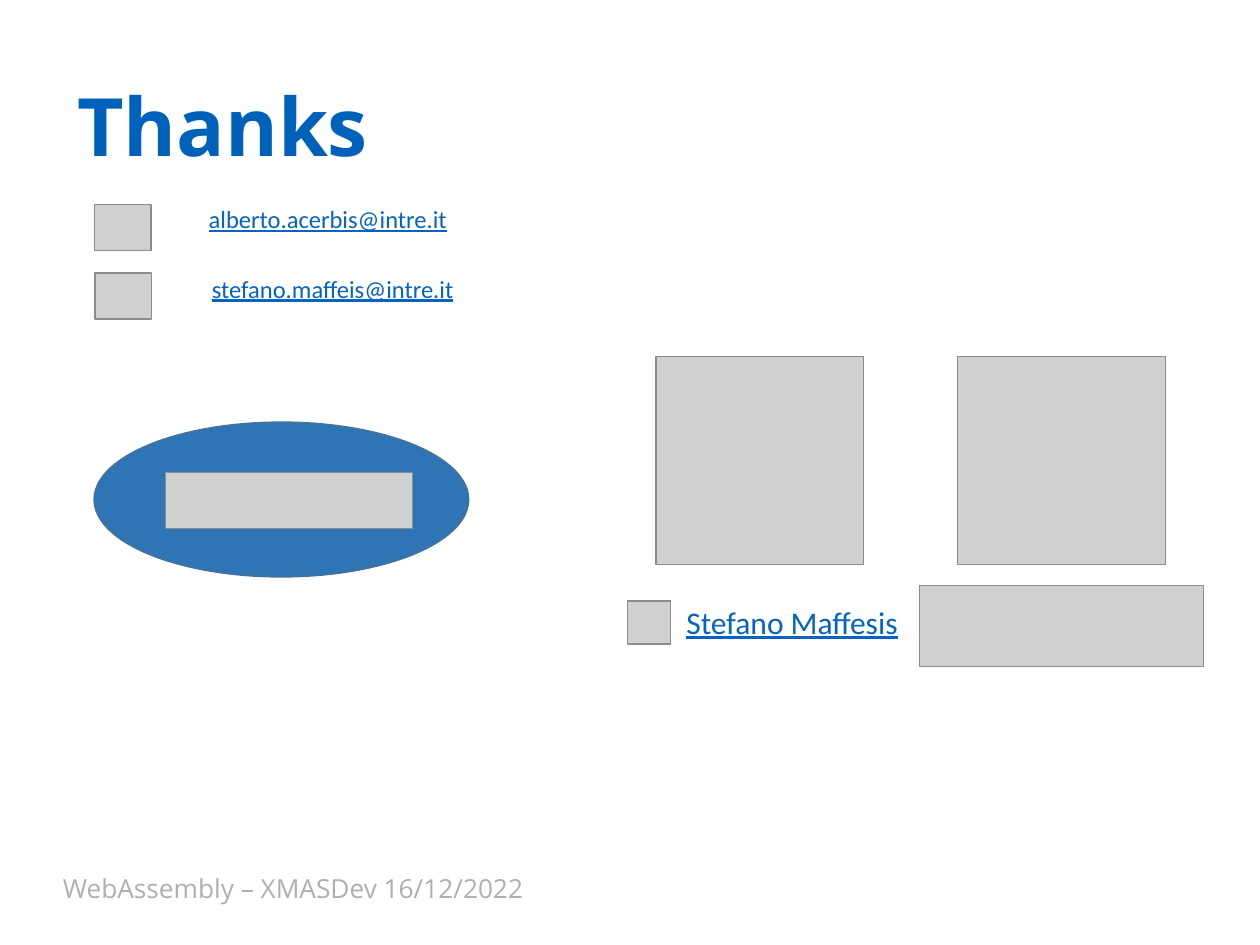
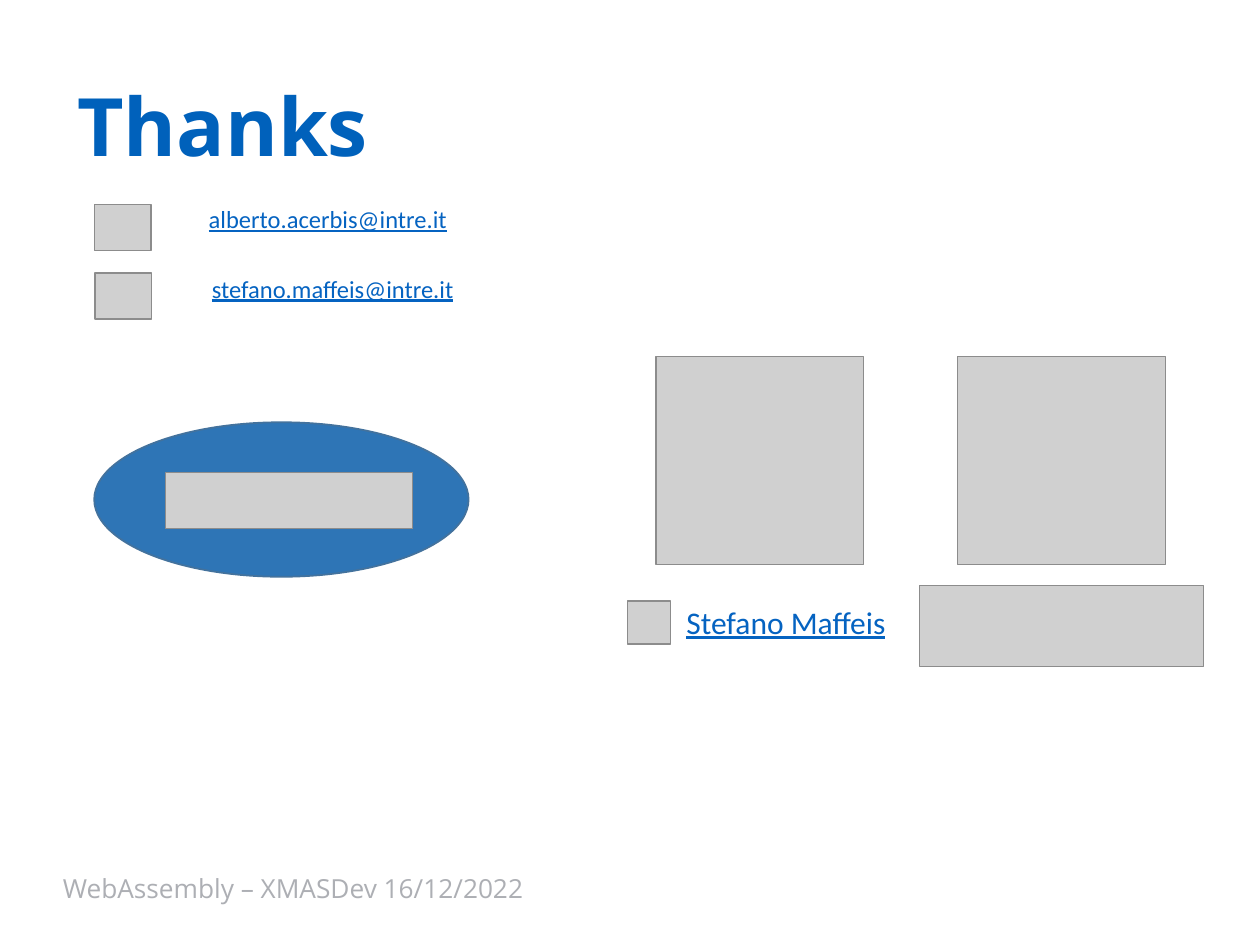
Before and after one commit to Ace68/slide, a slide deck: slide 19 of 2022/XMasDev/WebAssembly.pptx (slide 13 before the commit). Drawn at 1260x945 pixels with LibreOffice and Linux fonts; fonts in the diff are those of the drawing; grey boxes stand for pictures; background and template pictures are left out. Boxes give left, top, right and bottom in pixels: in the first picture for what was removed or moved away, otherwise in the second. Text is boxed around its words. In the diff, an @@ line names an element or a change of style, - is before the commit and + after.

```diff
--- a/2022/XMasDev/WebAssembly.pptx
+++ b/2022/XMasDev/WebAssembly.pptx
@@ text at <box>686,612,886,639</box>: text changed @@
-Stefano Maffesis
+Stefano Maffeis
```
Also in this commit, not shown: 5 other slides changed, 9 slides added, 3 slides removed, 1 other file.
